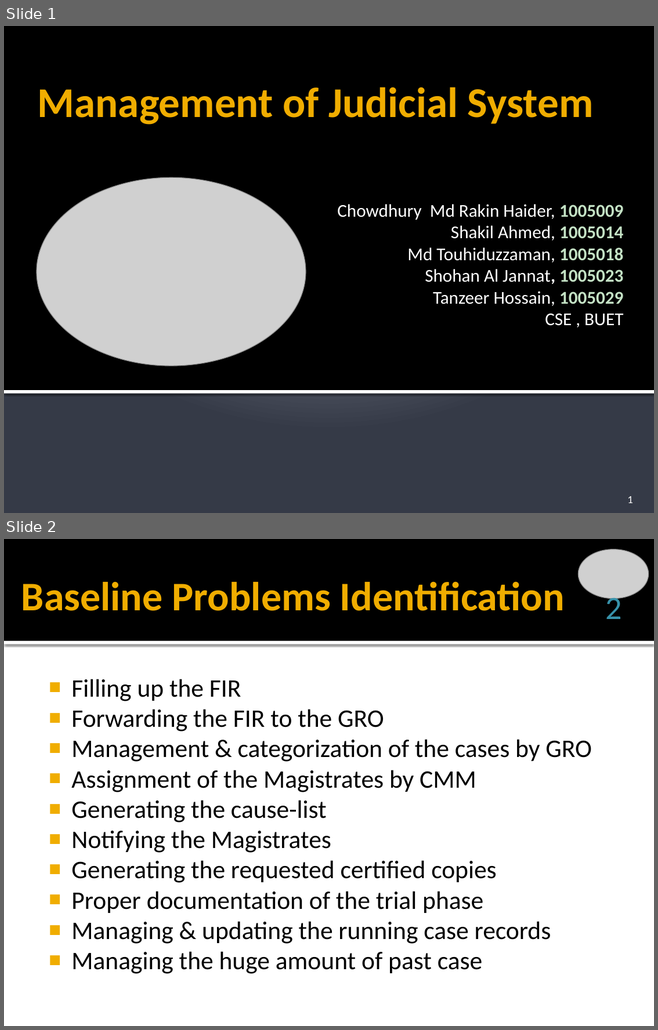
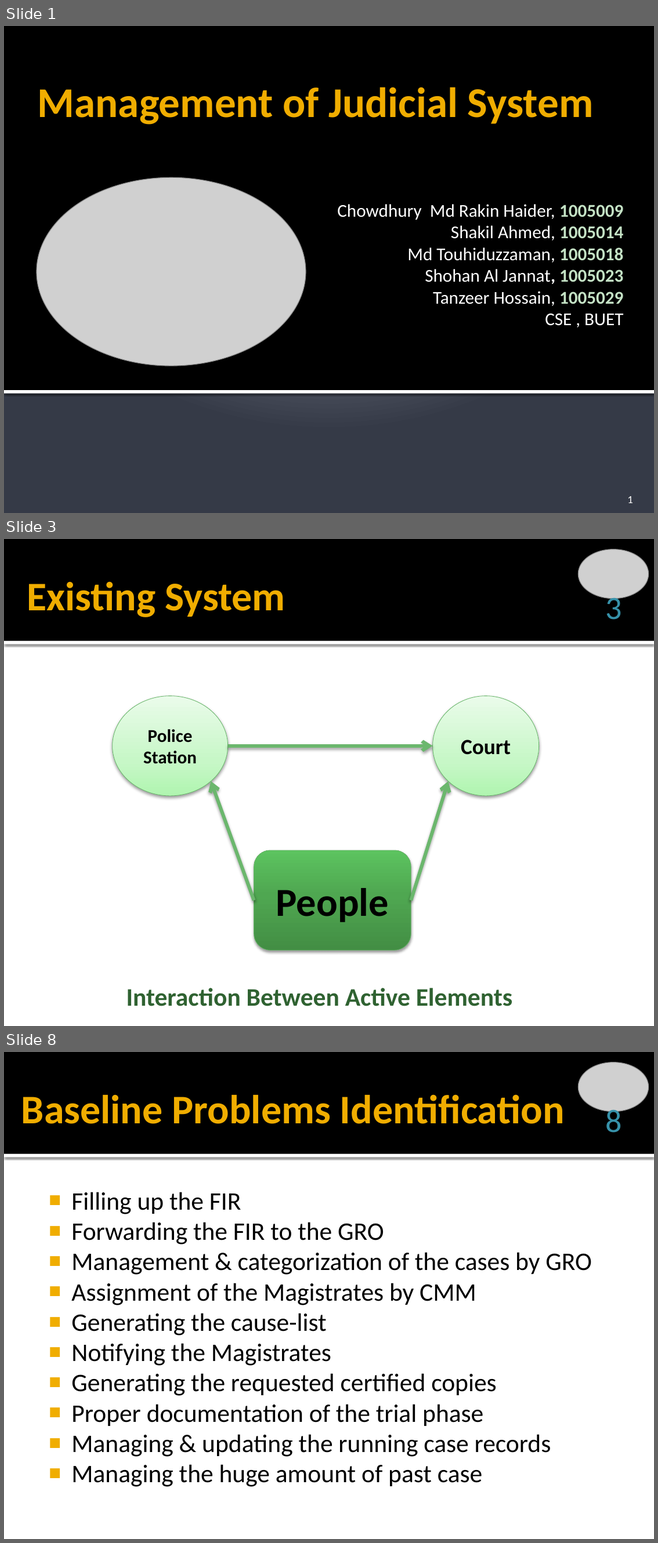
Before and after one commit to Touhid18/CSE308-Management_of_Judicial_System-1005009_1005014_1005018_1005023_1005029, a slide deck: ISD_Management_of_Judicial_System_P2.pptx. Shown one above the other, each under a label of ours: slides 1 and 2 before the commit, slides 1, 3 and 8 after it; the slides between them are not shown. The pictures are 658x1030 and 658x1543 pixels, drawn with LibreOffice and Linux fonts; fonts in the diff are those of the drawing; grey boxes stand for pictures. Boxes give left, top, right and bottom in pixels: in the first picture for what was removed or moved away, otherwise in the second. Text is boxed around its words. In the diff, an @@ line names an element or a change of style, - is before the commit and + after.

```diff
--- a/ISD_Management_of_Judicial_System_P2.pptx
+++ b/ISD_Management_of_Judicial_System_P2.pptx
@@ slide 3 added at [4,539,654,1026], background #FFFFFF; not listed: 2 template elements that a slide beside it also shows @@
@@ picture added at [578,549,648,599] @@
@@ title added at [27,581,285,617], 45 pt, text #F0AD00, bold @@
+Existing System
@@ page number added at [605,592,622,620], 36 pt, text #3792AA @@
+3
@@ ellipse added at [112,696,228,797], fill gradient #B0F6B1 to #C8F8C8 to #E9FDE9, outline #67B569 0.5 pt, 20 pt, text #000000, bold @@
+Police Station
@@ ellipse added at [432,696,538,797], fill gradient #B0F6B1 to #C8F8C8 to #E9FDE9, outline #67B569 0.5 pt, 24 pt, text #000000, bold @@
+Court
@@ arrow added from (227, 746) to (432, 746), #6BB76D 3.78 pt @@
@@ arrow added from (253, 900) to (210, 781), #6BB76D 3.78 pt @@
@@ arrow added from (411, 900) to (448, 781), #6BB76D 3.78 pt @@
@@ rounded rectangle added at [253,850,411,950], fill gradient #438F45 to #4FA851 to #5CC35F, outline #67B569 0.5 pt, 44 pt, text #000000, bold @@
+People
@@ text added at [126,988,512,1006], 28 pt, text #2F6231, bold @@
+Interaction Between Active Elements
@@ what was slide 2 is now slide 8 @@
@@ page number at [605,1105,622,1133]: text changed @@
-2
+8
```
Also in this commit, not shown: 2 slides changed, 6 other slides added, 1 other file.
